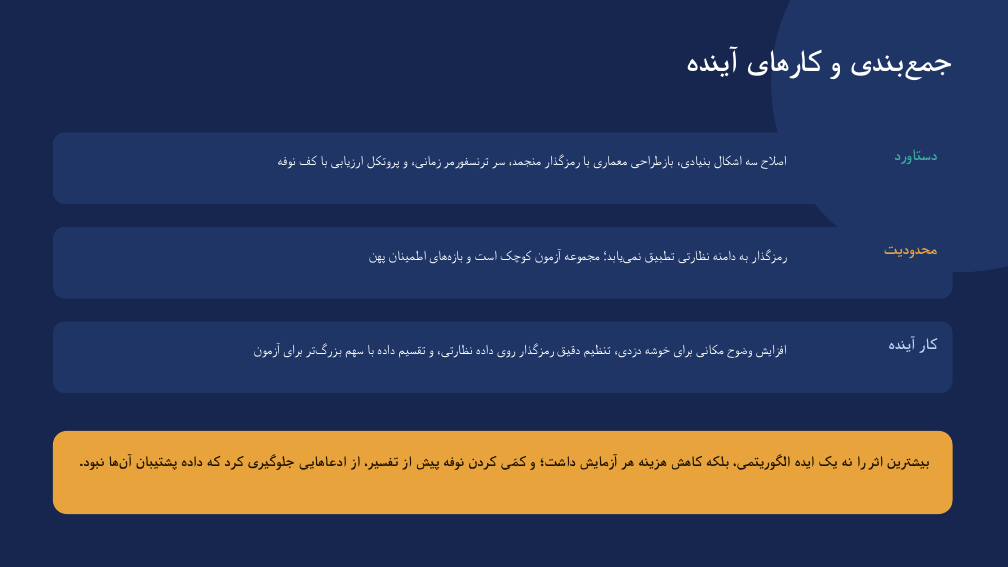
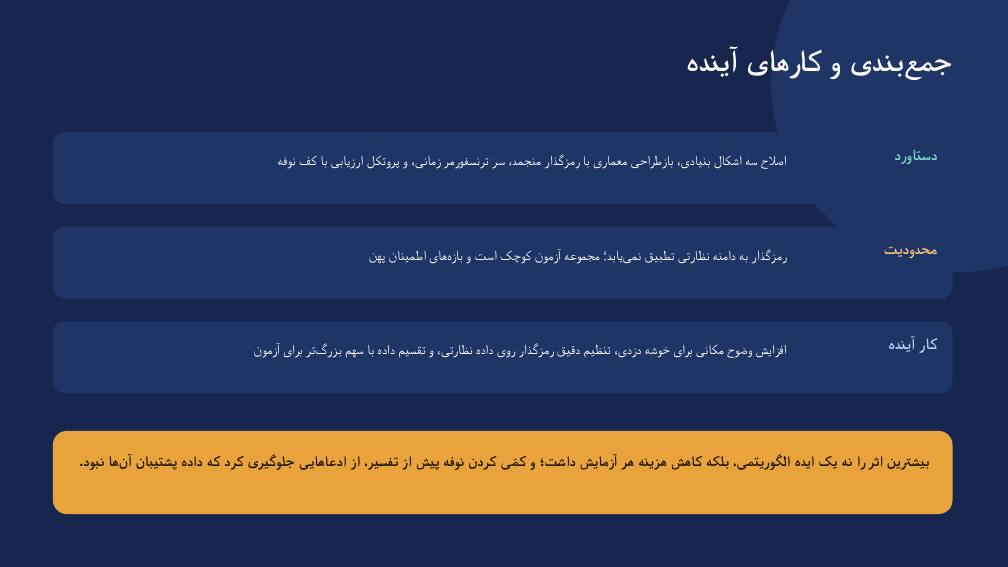
Before and after one commit to fdinosouri/Detecting-The-Type-Of-Video-Anomaly, a slide deck: slide 25 of thesis/Defense_Slides.pptx. Drawn at 1008x567 pixels with LibreOffice and Linux fonts; fonts in the diff are those of the drawing. Boxes give left, top, right and bottom in pixels: in the first picture for what was removed or moved away, otherwise in the second. Text is boxed around its words. In the diff, an @@ line names an element or a change of style, - is before the commit and + after.

```diff
--- a/thesis/Defense_Slides.pptx
+++ b/thesis/Defense_Slides.pptx
@@ text "دستاورد" at (894, 149, 937, 164): text colour #3FA7A0 to #7FD3CC @@
@@ text "محدودیت" at (884, 246, 937, 258): text colour #E8A33D to #F5C27A @@
```
Also in this commit, not shown: 4 other files.
